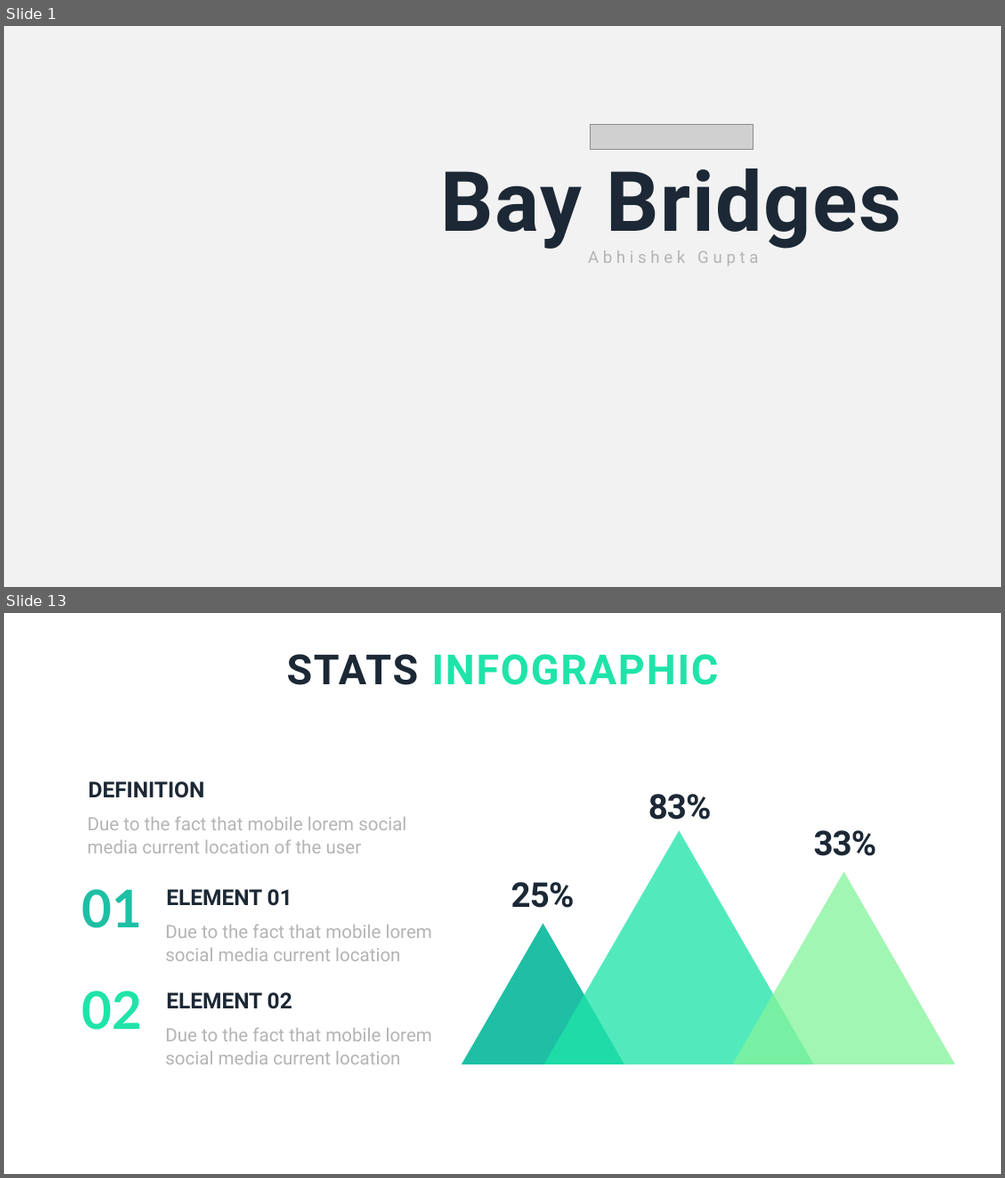
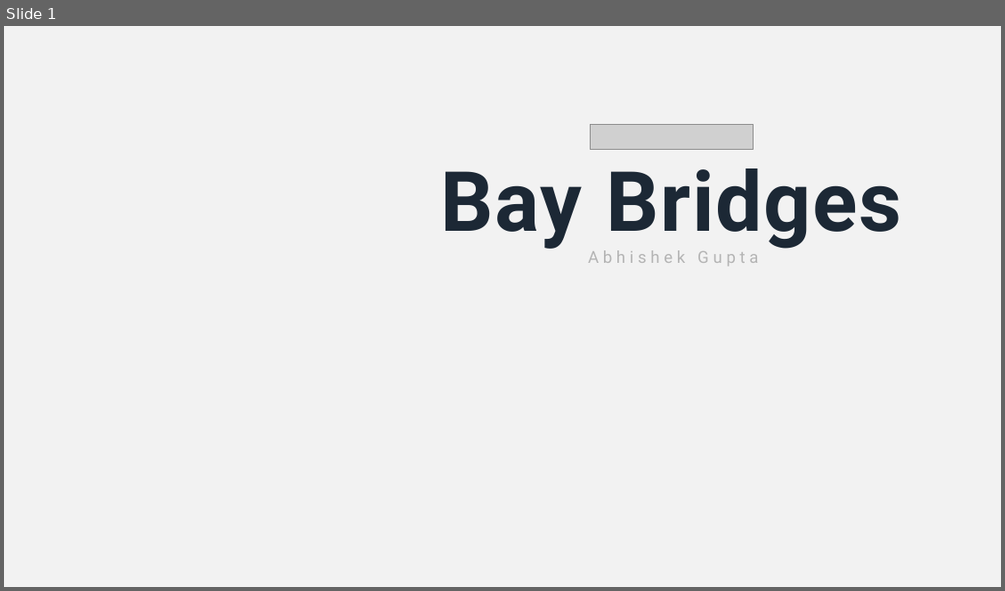
Before and after one commit to ABsolutelyWeb/CSCI-174-Design-and-Analysis-of-Algorithms, a slide deck: ASSIGNMENT 1/Presentation Files/presentation.pptx. Shown one above the other, each under a label of ours: slides 1 and 13 before the commit, slide 1 after it; the slides between them are not shown. The pictures are 1005x1178 and 1005x591 pixels, drawn with LibreOffice and Linux fonts; fonts in the diff are those of the drawing; grey boxes stand for pictures; background and template pictures are left out. Boxes give left, top, right and bottom in pixels: in the first picture for what was removed or moved away, otherwise in the second. Text is boxed around its words. In the diff, an @@ line names an element or a change of style, - is before the commit and + after.

```diff
--- a/ASSIGNMENT 1/Presentation Files/presentation.pptx
+++ b/ASSIGNMENT 1/Presentation Files/presentation.pptx
@@ slide 13 removed at (4,613,1001,1174), background #FFFFFF @@
@@ text removed at (287,654,719,685) @@
-STATS INFOGRAPHIC
@@ text removed at (89,781,205,798) @@
-DEFINITION
@@ text removed at (648,794,712,819) @@
-83%
@@ text removed at (88,816,406,853) @@
-Due to the fact that mobile lorem social media current location of the user
@@ freeform shape removed at (544,830,815,1063) @@
@@ text removed at (814,830,877,856) @@
-33%
@@ freeform shape removed at (733,871,955,1063) @@
@@ text removed at (81,889,142,928) @@
-01
@@ text removed at (166,889,292,906) @@
-ELEMENT 01
@@ text removed at (511,882,574,908) @@
-25%
@@ text removed at (165,924,432,961) @@
-Due to the fact that mobile lorem social media current location
@@ freeform shape removed at (461,923,624,1064) @@
@@ text removed at (81,990,142,1030) @@
-02
@@ text removed at (166,992,292,1009) @@
-ELEMENT 02
@@ text removed at (165,1027,432,1064) @@
-Due to the fact that mobile lorem social media current location
```
Also in this commit, not shown: 1 slide changed, 4 slides added, 20 other slides removed, 2 other files.
